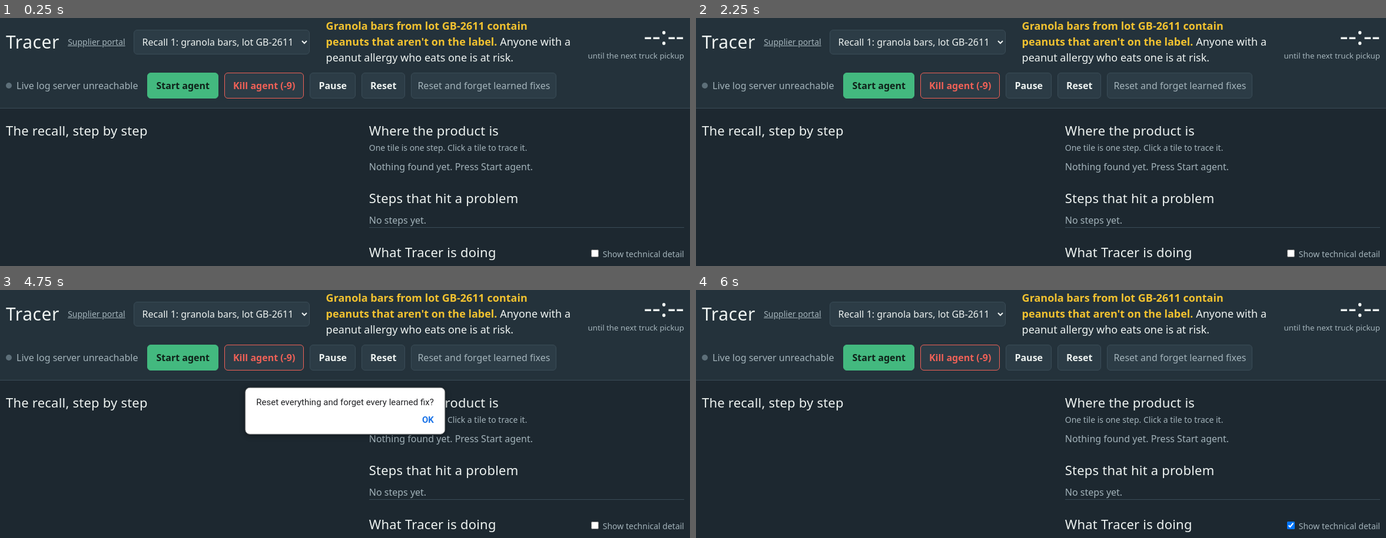
Above: before the commit, frames 1-4 (two rows, left to right).
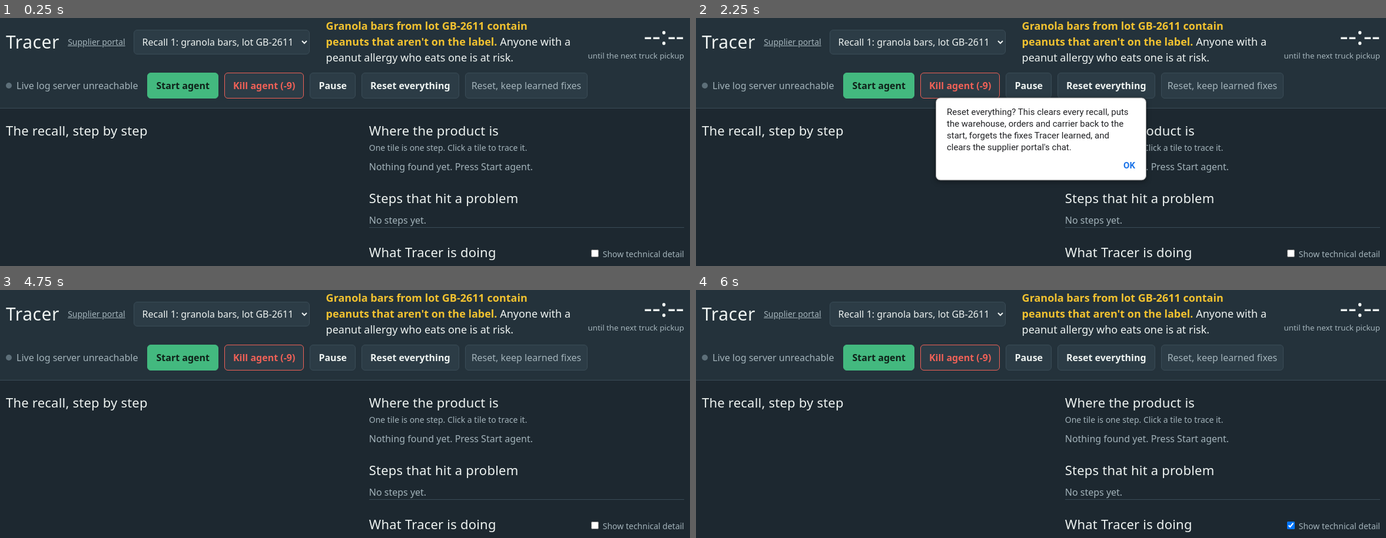
Above: after the commit, the same moments.

Repository: Zuck7/tracer
Game: browser game, page web/index.html
Same seed, same stepped clock (60 frames per second), same inputs: the game is played once before the commit and once after it. When the page shows a pop-up message, it is drawn as a white box for half a second while everything else waits; a line starting with > is the answer the replay typed.
Inputs (mouse positions are in pixels of both pictures, inside the frame that each line leads up to):
- Up to frame 1 (0.25 s): no input
- Up to frame 2 (2.25 s): click "Start agent" at 0.27 s; click "Kill agent (-9)" at 1.27 s; click "Start agent" at 1.87 s; click "Reset" (after the commit: "Reset everything") at 2.02 s
- Up to frame 3 (4.75 s): click (593, 525) at 2.47 s; click (593, 525) at 3.07 s; click "Kill agent (-9)" at 3.67 s; click "Start agent" at 4.27 s; click (524, 356) at 4.52 s, where only the run after the commit has a clickable "Reset, keep learned fixes"
- Up to frame 4 (6 s): click "Kill agent (-9)" at 4.87 s; click (1289, 525) at 5.47 s

The runs differ from the first frame. In frame 1, 0.4% of the frame differs, in the area x 57-86%, y 22-33%; in frame 2, 10%, in the area x 34-86%, y 22-66%; in frame 3, 5.8%; in frame 4, 0.4%.
Error in both runs: TypeError: Failed to fetch

Commit message:
web: one "Reset everything" button on both pages
Getting back to the starting state used to take two buttons on two pages: the
supplier portal's reset kept the learned fixes, and the live log's full reset
left the portal's chat behind.

- Supplier portal: the reset in the demo menu now also forgets learned fixes
- Live log: "Reset everything" clears the recalls in Atlas, re-seeds the mock
  systems, forgets learned fixes and removes the portal's chat from the
  browser (same origin, so this page can clear it)
- Live log keeps a quieter "Reset, keep learned fixes" for the memory test,
  where recall 2 must find the fix recall 1 saved
- A portal tab that is open during a reset from the live log drops its copy of
  the chat instead of writing it back
- docs/07-full-test.md: the new button names

Co-Authored-By: Claude Fable 5.2 <noreply@anthropic.com>

Diff:
--- a/web/console.html
+++ b/web/console.html
@@ -206,7 +206,7 @@
           <button data-demo="pickup">Truck collects an order early</button>
           <button data-demo="api">Carrier changes its system</button>
           <button data-demo="crash">Crash Tracer mid-action</button>
-          <button data-demo="reset">Reset the demo and clear the chat</button>
+          <button data-demo="reset">Reset everything</button>
         </div>
       </details>
     </div>
@@ -831,9 +831,18 @@
   if (k === "api") { if (await post("/chaos", { service: "carrier", body: { api_version: "v2" } })) toast("Demo: the carrier changed its system."); }
   if (k === "crash") { if (await post("/agent/crash", { recall_id: rid })) toast("Demo: Tracer will die right after its next action."); }
   if (k === "reset") {
-    if (!confirm("Reset the demo? This clears every recall, puts the mock systems back to the start, and clears this chat.")) return;
-    if (await post("/reset", { wipe_memory: false })) { items = []; rid = null; save(); greet(); await follow(); toast("Demo reset."); }
-  }
+    // One button for the whole starting state: the recalls in Atlas, the mock systems (cases back
+    // on the shelf, orders open again, no notices sent), the fixes Tracer learned, and this chat.
+    if (!confirm("Reset everything? This clears every recall, puts the warehouse, orders and carrier back to the start, forgets the fixes Tracer learned, and clears this chat.")) return;
+    if (await post("/reset", { wipe_memory: true })) { items = []; rid = null; save(); greet(); await follow(); toast("Everything is back to the start."); }
+  }
+});
+
+// The agent log's reset removes the chat from this browser's storage. If this page is open in
+// another tab, drop its copy as well, or the next message would write the old chat back.
+window.addEventListener("storage", async (e) => {
+  if (e.key !== STORE_KEY || e.newValue !== null) return;
+  items = []; rid = null; greet(); renderThread(true); await follow();
 });
 
 function greet() {
--- a/web/index.html
+++ b/web/index.html
@@ -294,8 +294,8 @@
     <button class="btn go" id="startBtn">Start agent</button>
     <button class="btn stop" id="killBtn">Kill agent (-9)</button>
     <button class="btn" id="pauseBtn">Pause</button>
-    <button class="btn" id="resetBtn">Reset</button>
-    <button class="btn quiet" id="wipeBtn">Reset and forget learned fixes</button>
+    <button class="btn" id="resetBtn">Reset everything</button>
+    <button class="btn quiet" id="keepBtn" title="For the memory test: start over, but let recall 2 find the fix recall 1 saved">Reset, keep learned fixes</button>
   </div>
 </header>
 
@@ -1286,10 +1286,17 @@
 $("killBtn").onclick = () => post("/agent/kill", {}, "Agent killed with kill -9. No cleanup, no goodbye.");
 $("pauseBtn").onclick = () => post("/pause", { recall_id: rid, paused: !S?.control.paused },
   S?.control.paused ? "Resumed." : "Paused. Tracer stops before its next step.");
-$("resetBtn").onclick = async () => { if (await post("/reset", { wipe_memory: false }, "Reset. Learned fixes are kept.")) load(); };
-$("wipeBtn").onclick = async () => {
-  if (!confirm("Reset everything and forget every learned fix?")) return;
-  if (await post("/reset", { wipe_memory: true }, "Reset. Memory wiped.")) load();
+// "Reset everything" is the whole starting state in one press: the recalls in Atlas, the mock
+// systems, the fixes Tracer learned, and the supplier portal's chat (kept in this browser, same
+// origin, so this page can clear it). "Keep learned fixes" exists only for the memory test.
+const CHAT_KEY = "northfield-tracer-chat-v1";   // the supplier portal's STORE_KEY
+const clearChat = () => { try { localStorage.removeItem(CHAT_KEY); } catch (e) {} };
+$("resetBtn").onclick = async () => {
+  if (!confirm("Reset everything? This clears every recall, puts the warehouse, orders and carrier back to the start, forgets the fixes Tracer learned, and clears the supplier portal's chat.")) return;
+  if (await post("/reset", { wipe_memory: true }, "Everything is back to the start.")) { clearChat(); load(); }
+};
+$("keepBtn").onclick = async () => {
+  if (await post("/reset", { wipe_memory: false }, "Reset. Learned fixes are kept for the memory test.")) { clearChat(); load(); }
 };
 $("techToggle").onchange = (e) => document.body.classList.toggle("show-tech", e.target.checked);
 $("traceBack").onclick = closeTrace;
Not shown, changed: docs/07-full-test.md
